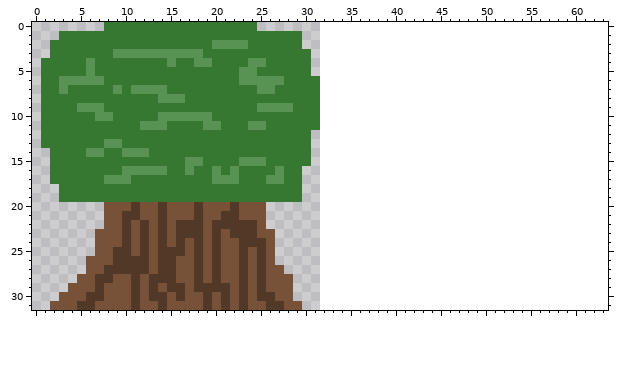
Two states of a pixel-art sprite, Homestead/Media/Spritesheets/WorldObjects.png. Above: the version before the commit.
The file is 32x32 pixels. The old version is drawn lined up with the new one, on the new canvas.
The same view after the edit:
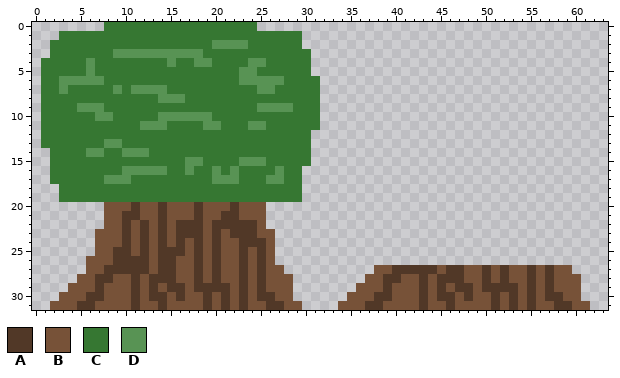
Palette (. is transparent): A #513827  B #775238  C #367732  D #589354
From old to new:
canvas 32x32 -> 64x32
Changed rows in their new state; - is an unchanged pixel.
first column x 34:
27 ----BBAAAAABAABBABABBABABB--
28 ---BBAABBABAAABBABABBABABBB-
29 --BBBABBBABABAABAAAABABABBB-
30 -BBBAABBBABAABABBABABABAABB-
31 BBBAABBBBABBABBBBABABABBAABB
Changed places in both pictures, as pixel boxes (x1, y1, x2, y2):
added: (338, 265, 590, 310)
